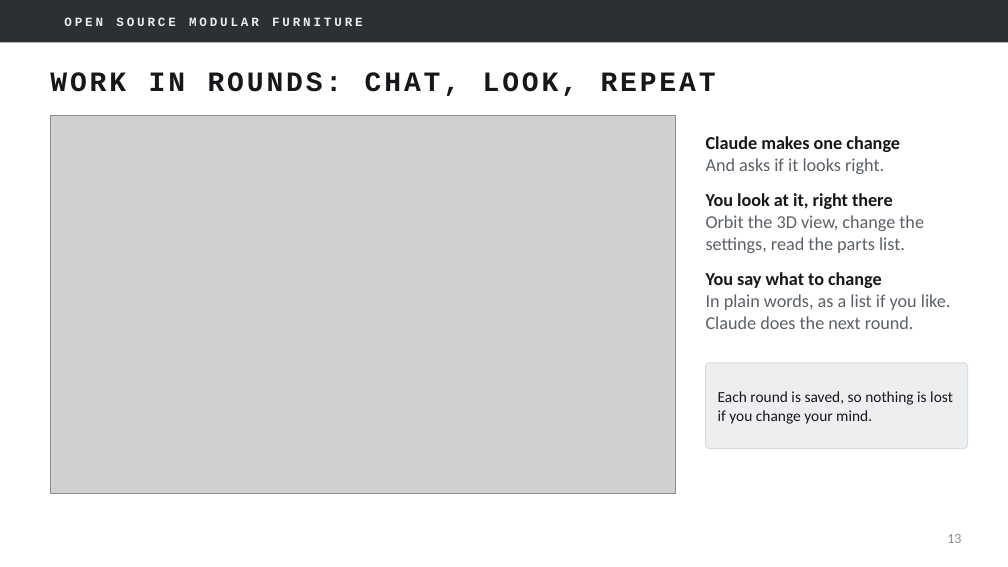
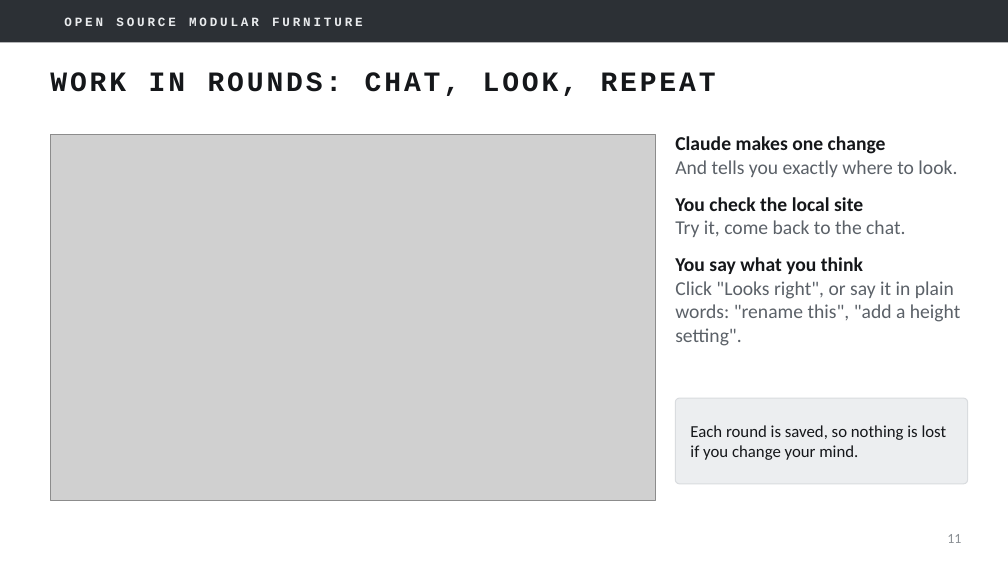
Before and after one commit to mfprado/acrylic-furniture, a slide deck: slide 11 of docs/contributing-guide.pptx (slide 13 before the commit). Drawn at 1008x567 pixels with LibreOffice and Linux fonts; fonts in the diff are those of the drawing; grey boxes stand for pictures; background and template pictures are left out. Boxes give left, top, right and bottom in pixels: in the first picture for what was removed or moved away, otherwise in the second. Text is boxed around its words. In the diff, an @@ line names an element or a change of style, - is before the commit and + after.

```diff
--- a/docs/contributing-guide.pptx
+++ b/docs/contributing-guide.pptx
@@ picture: place and size @@
-picture at (50, 116, 675, 494)
+picture at (50, 134, 655, 500)
@@ text at (675, 136, 886, 154): size 13 to 14 pt in "Claude makes one change" @@
@@ text "Claude makes one change": place and size @@
-text "Claude makes one change" at (706, 136, 951, 329)
+text "Claude makes one change" at (675, 136, 960, 346)
@@ text at (675, 160, 960, 346): text changed; size 13 to 14 pt @@
-And asks if it looks right.
-You look at it, right there
-Orbit the 3D view, change the settings, read the parts list.
-You say what to change
-In plain words, as a list if you like. Claude does the next round.
+And tells you exactly where to look.
+You check the local site
+Try it, come back to the chat.
+You say what you think
+Click "Looks right", or say it in plain words: "rename this", "add a height setting".
@@ rounded rectangle: place and size @@
-rounded rectangle at (706, 363, 968, 449)
+rounded rectangle at (675, 398, 968, 484)
@@ text "Each round is saved, so ...": place and size @@
-text "Each round is saved, so ..." at (718, 391, 953, 424)
+text "Each round is saved, so ..." at (690, 425, 947, 460)
@@ text "Each round is saved, so ..." at (690, 425, 947, 460): size 11 to 12 pt @@
@@ page number at (947, 534, 961, 543): text changed @@
-13
+11
```
Also in this commit, not shown: 5 other slides changed, 4 slides removed.
